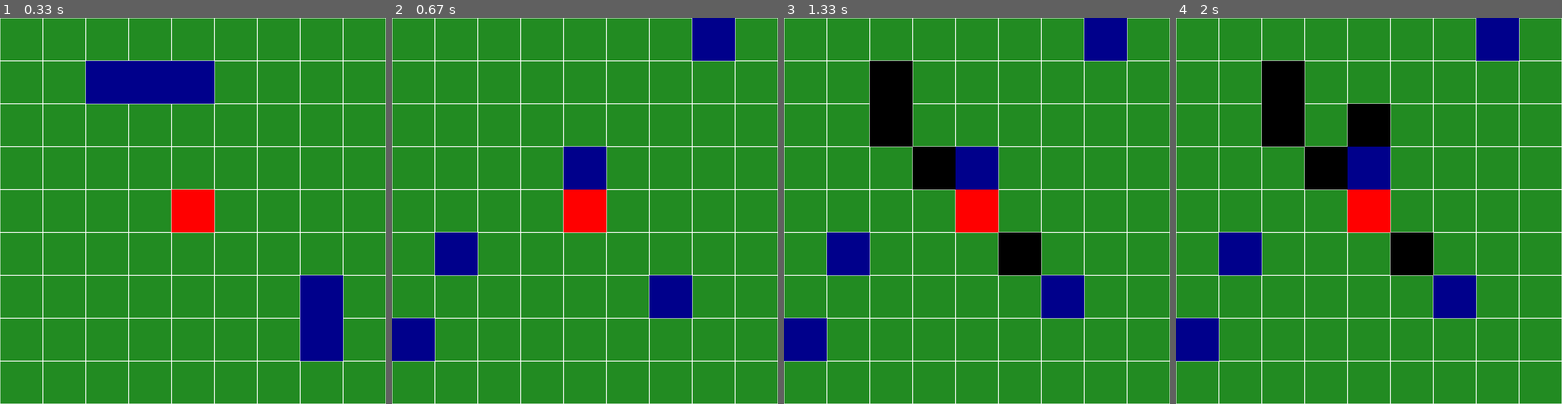
Above: before the commit, frames 1-4 (left to right).
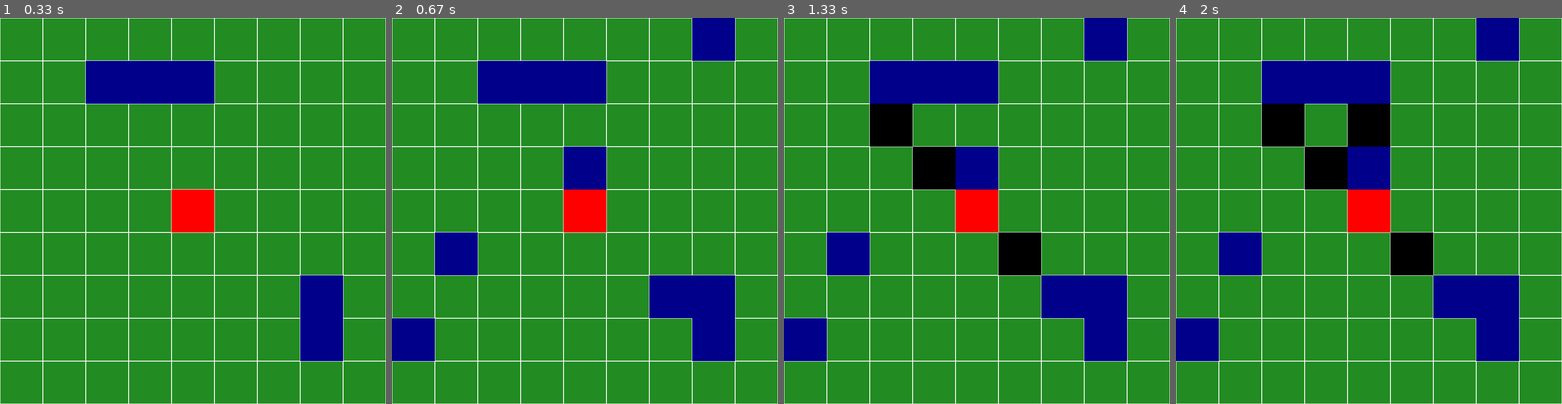
Above: after the commit, the same moments.

Repository: markus-brln/BachelorThesisForestFireControl
Game: pygame game, started from gui/main.py
Same seed, same stepped clock (60 frames per second), same inputs: the game is played once before the commit and once after it.
Inputs (mouse positions are in pixels of both pictures, inside the frame that each line leads up to):
- Up to frame 1 (0.33 s): no input
- Up to frame 2 (0.67 s): tap Enter at 0.33 s
- Up to frame 3 (1.33 s): press the mouse at (1023, 245) at 0.7 s; move the mouse to (949, 156) at 0.8 s; release the mouse at (876, 68) at 0.93 s; click (884, 133) at 1.3 s
- Up to frame 4 (2 s): move the mouse to (1357, 145) at 1.63 s; click (1357, 145) at 1.93 s

Frame 1 is identical in both runs. In frame 2, 6.2% of the frame differs, in the area x 22-89%, y 11-89%; in frame 3, 6.2%; in frame 4, 6.2%.

Commit message:
data saving, Model.time_step() order, begin wind dir

Diff:
--- a/gui/Model/agent.py
+++ b/gui/Model/agent.py
@@ -18,6 +18,7 @@
     self.agent_hist.append(self.position)
     self.save_move = False
     self.waypoint = None
+    self.waypoint_old = None
     self.model = model
 
   def timestep(self):
@@ -28,9 +29,12 @@
 
   def assign_new_waypoint(self):
     # TODO M agent new waypoints
-    # change color
-    # wait for human to give waypoint (probably good to print agent pos + "waiting for input" to cmd)
-    # set new private waypoint
+    self.waypoint_old = self.waypoint     # waypoint_old == None for first assignment, so it won't be saved
+
+
+    # 1. change color of active agent, maybe draw "circle of reach" around it
+    # 2. wait for human to give waypoint (probably good to print agent pos + "waiting for input" to cmd)
+    # 3. set new private waypoint
     pass
 
   def dig(self):
--- a/gui/Model/data_saver.py
+++ b/gui/Model/data_saver.py
@@ -10,6 +10,14 @@
   def append_datapoint(self):
     """Should get called when new agent waypoints were set and model is about to
        fast-forward 5-10 timesteps to see how it played out."""
+
+
+    # TO BE SAVED
+    # agent pos + waypoints
+    # fire pos
+    # maybe tree pos
+    # maybe wind dir
+
     print("appending data point")
     data_point = []
     firepos = self.model.firepos
--- a/gui/Model/model.py
+++ b/gui/Model/model.py
@@ -13,15 +13,29 @@
   FIRE_CONTAINED = 1
   FIRE_OUT_OF_CONTROL = 2
 
+class WindDir(Enum):
+  NORTH = 0
+  SOUTH = 1
+  EAST = 2
+  WEST = 3
+
+
 class Model:
   # Other parameters can be added later
   ## Length: Grid size
   ## Agents: TODO determine: Number of agents or tuples of agent positions
-  def __init__(self, length: int, nr_of_agents: int, firesize: int = 1):
+  def __init__(self, length: int, nr_of_agents: int, firesize: int = 1, wind_dir = WindDir.WEST):
+    ## properties of env
     self.size = length
     self.nr_of_agents = nr_of_agents
+    self.wind_dir = wind_dir
+
+    ## initial properties of this model
+    self.agents = []
+    self.state = State.ONGOING
 
     ## map coords
+    # M TODO is this really used?
     self.north = list()
     self.east = list()
     self.south = list()
@@ -42,7 +56,7 @@
 ## Episode Initialization
   def start_episode(self):
     self.reset_agents()
-    self.waypoints = set() # Reset selection
+    self.waypoints = set() # Reset selection # M TODO are those the same as in Agent - are they updated?
     self.time = 0                 # Reset time
     self.state = State.ONGOING
 
@@ -61,7 +75,6 @@
 
   # Start agents at random positions
   def reset_agents(self):
-    self.agents = []
     for _ in range(self.nr_of_agents):
       agent_pos = self.get_random_position()
       while not self.position_in_bounds(agent_pos) or agent_pos in self.initial_fire:
@@ -84,21 +97,25 @@
   # TODO: possibly reset selection?
   def time_step(self):
     """Order of events happening during time step:
-    0. save old agent waypoints (if existent)
+    0. save old agent waypoints every 5-10 time steps (not at start ofc)
     1. set agent waypoints (at start + every 5-10 waypoints)
     2. agent time step (move towards waypoint)
     3. expand fire
     4. check whether fire out of control (restart episode if necessary)
     5. check if fire contained (save episode + restart)
     """
-    # 0 self.DataSaver.append_datapoint()
-    # 1 for agent in self.agents:
+    # 0
+    # if self.time % 5 == 0 and self.time != 0: # self.time != 0 meaning self.agents[0].waypoint_old is not None
+    #       self.DataSaver.append_datapoint()
+
+    # 1
+    # for agent in self.agents:
     #      agent.assign_new_waypoint() # waypoint to
 
     self.time += 1                # fire and agents need this info
     # 2
-    for agent in self.agents:
-      agent.timestep()            # walks 1 step towards current waypoint & digs on the way
+    #for agent in self.agents:
+      #agent.timestep()            # walks 1 step towards current waypoint & digs on the way
 
     # 3
     self.expand_fire()            # Determine fire propagation
@@ -114,6 +131,8 @@
     # 5
     # IF fire contained
       # self.DataSaver.append_episode()
+      # self.start_episode()
+      # return  # I guess it has to return to start new
 
 
 
@@ -122,19 +141,27 @@
   ## currently stops when the fire reaches the edge of the map for simplicity but
   ## also as it makes it impossible for the agent to contain the fire
   def expand_fire(self):
+    """Expands every x time steps by simply igniting its neighbours.
+       Takes self.wind_dir into account.
+    """
     ## fire expands 3 times more slowly than agents can move
     if self.time % 3 != 0:
       return
+
+
     fire_list = list(self.firepos)
     for pos in fire_list:
       neighbours = self.get_neighbours(pos)
-      for neighbour in neighbours:
+      for neighbour, direction in zip(neighbours, range(len(neighbours))):
         if not self.position_in_bounds(neighbour):
           self.state = State.FIRE_OUT_OF_CONTROL
         if not self.is_firebreak(neighbour):
           self.firepos.add(neighbour)
-          if neighbour in self.waypoints:
+
+          if neighbour in self.waypoints: # M maybe not useful in simulation, since agents lose orientation then
             self.waypoints.remove(neighbour)
+
+        # TODO add option that agent is burned -> discard episode & restart?
         else:
           print("can't expand through firebreak @", neighbour)
 
@@ -142,7 +169,8 @@
 ## Position management
   def get_neighbours(self, position):
     x, y = position
-    return [(x - 1, y), (x + 1, y), (x, y - 1), (x, y + 1)]
+            #   NORTH         SOUTH     EAST         WEST
+    return [(x, y + 1), (x, y - 1), (x + 1, y), (x - 1, y)]
 
 
   def agent_positions(self):
@@ -150,7 +178,7 @@
 
 
   def get_random_position(self):
-    return (random.randint(0, self.size - 1), random.randint(0, self.size - 1))
+    return random.randint(0, self.size - 1), random.randint(0, self.size - 1)
 
   def is_firebreak(self, position):
     return position in self.firebreaks
@@ -186,5 +214,5 @@
 ## Proper shutdown
   ## TODO: e.g. save data and ensure proper exiting of program
   def shut_down(self):
-    # M self.DataSaver.save_data()  # data points of all successful episodes until here saved
+    self.DataSaver.save_data()  # M data points of all successful episodes until here saved
     self.start_episode()
--- a/gui/main.py
+++ b/gui/main.py
@@ -3,7 +3,7 @@
 
 import pygame
 
-from Model.model import Model
+from Model.model import Model, WindDir
 from Model.agent import Agent
 from View.view import View
 from Controller.controller import Controller
@@ -21,7 +21,8 @@
 
 
   # Initialization
-  environment = Model(size, nr_of_agents, firesize)               ## Initialize Environment
+  wind_dir = WindDir.WEST
+  environment = Model(size, nr_of_agents, firesize, wind_dir)               ## Initialize Environment
   view = View(environment, block_size_in_pixels)  ## Start View
   controller = Controller(environment, view)      ## Initialize Controller with model and view
 
